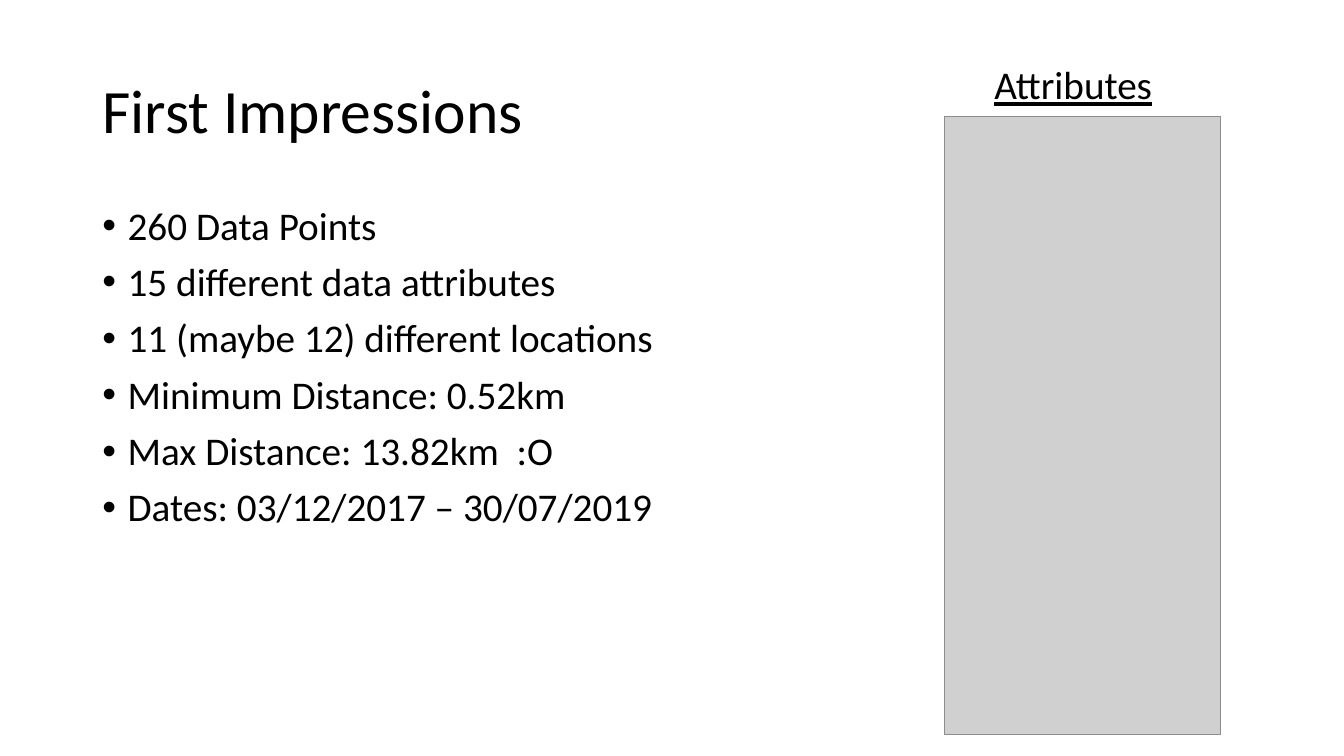
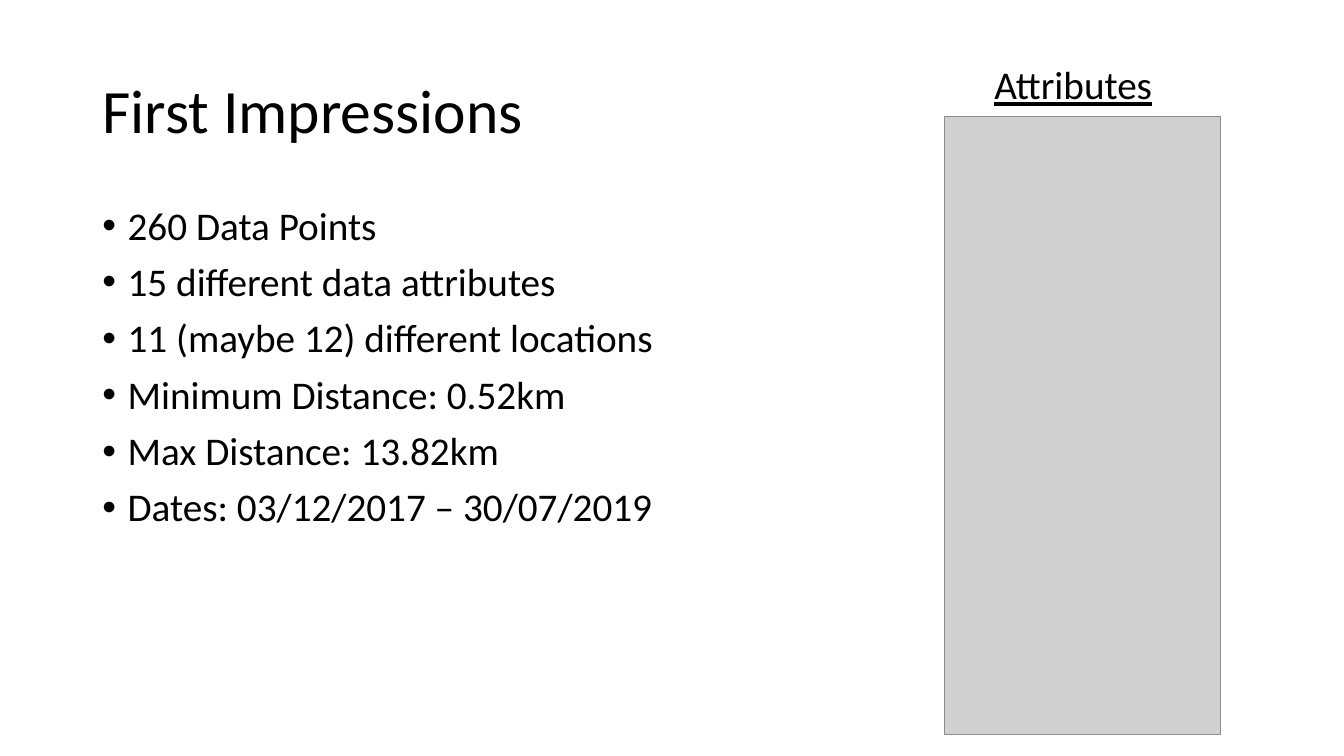
Before and after one commit to EdwinB12/Running, a slide deck: slide 5 of Data_Summary.pptx. Drawn at 1344x756 pixels with LibreOffice and Linux fonts; fonts in the diff are those of the drawing; grey boxes stand for pictures. Boxes give left, top, right and bottom in pixels: in the first picture for what was removed or moved away, otherwise in the second. Text is boxed around its words. In the diff, an @@ line names an element or a change of style, - is before the commit and + after.

```diff
--- a/Data_Summary.pptx
+++ b/Data_Summary.pptx
@@ text at box(128, 437, 499, 466): text changed @@
-• Max Distance: 13.82km :O
+• Max Distance: 13.82km
```
Also in this commit, not shown: 1 other slide changed, 9 slides added, 3 other files.
